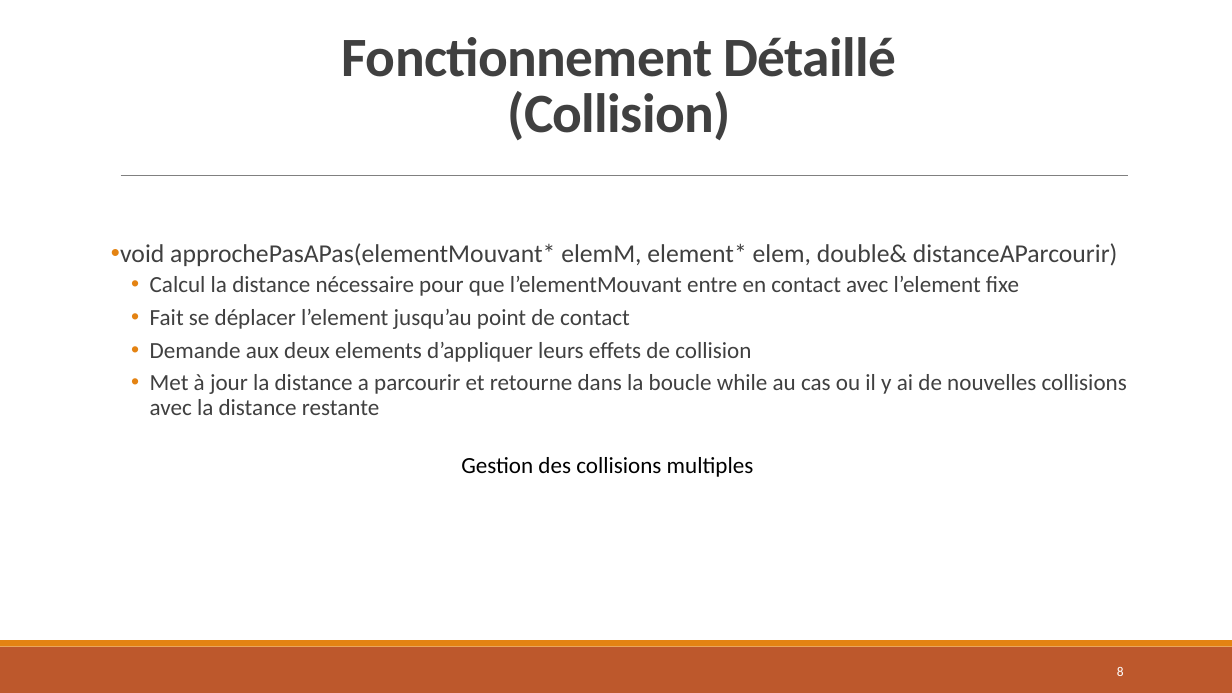
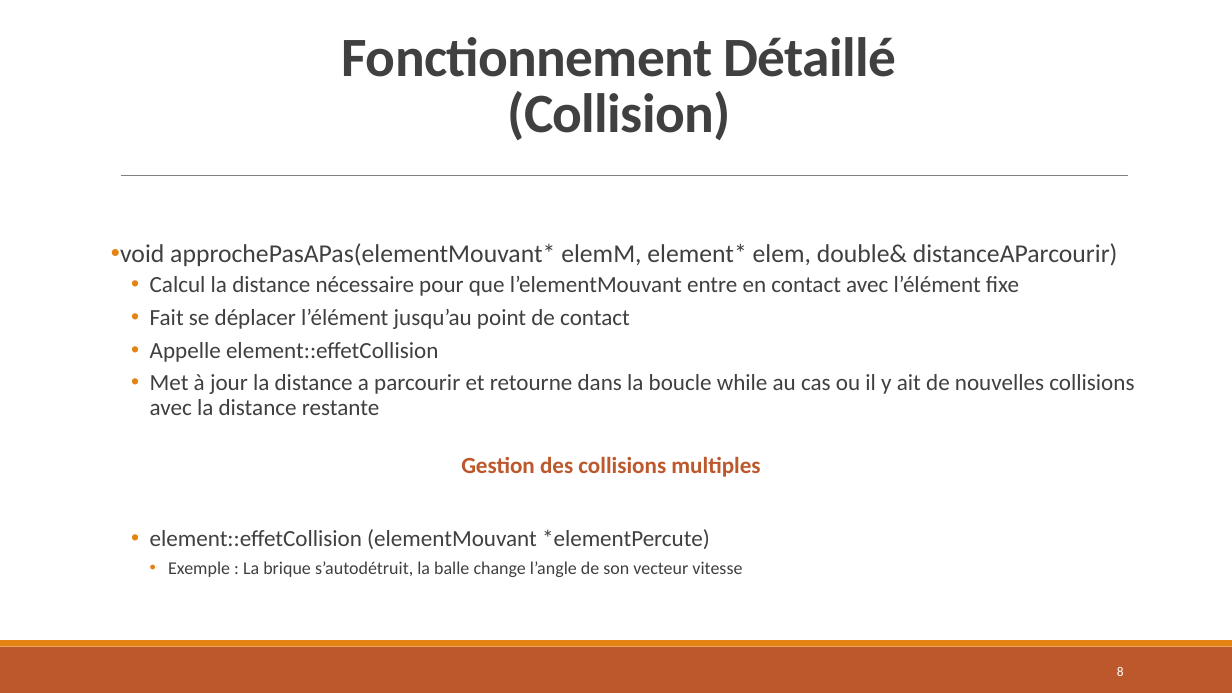
Before and after one commit to Skabran/Casse-Brique-Projet, a slide deck: slide 8 of Presentation_casse_brique.pptx. Drawn at 1232x693 pixels with LibreOffice and Linux fonts; fonts in the diff are those of the drawing. Boxes give left, top, right and bottom in pixels: in the first picture for what was removed or moved away, otherwise in the second. Text is boxed around its words. In the diff, an @@ line names an element or a change of style, - is before the commit and + after.

```diff
--- a/Presentation_casse_brique.pptx
+++ b/Presentation_casse_brique.pptx
@@ text at box(150, 276, 1134, 577): text changed @@
-  • Calcul la distance nécessaire pour que l’elementMouvant entre en contact avec l’element fixe
-  • Fait se déplacer l’element jusqu’au point de contact
-  • Demande aux deux elements d’appliquer leurs effets de collision
-  • Met à jour la distance a parcourir et retourne dans la boucle while au cas ou il y ai de nouvelles collisions avec la distance restante
+  • Calcul la distance nécessaire pour que l’elementMouvant entre en contact avec l’élément fixe
+  • Fait se déplacer l’élément jusqu’au point de contact
+  • Appelle element::effetCollision
+  • Met à jour la distance a parcourir et retourne dans la boucle while au cas ou il y ait de nouvelles collisions avec la distance restante
+  • element::effetCollision (elementMouvant *elementPercute)
+    • Exemple : La brique s’autodétruit, la balle change l’angle de son vecteur vitesse
@@ text "Gestion des collisions multiples" at box(461, 456, 760, 477): text colour #000000 to #BD582C, bold on @@
```
Also in this commit, not shown: 3 other slides changed, 1 other file.
